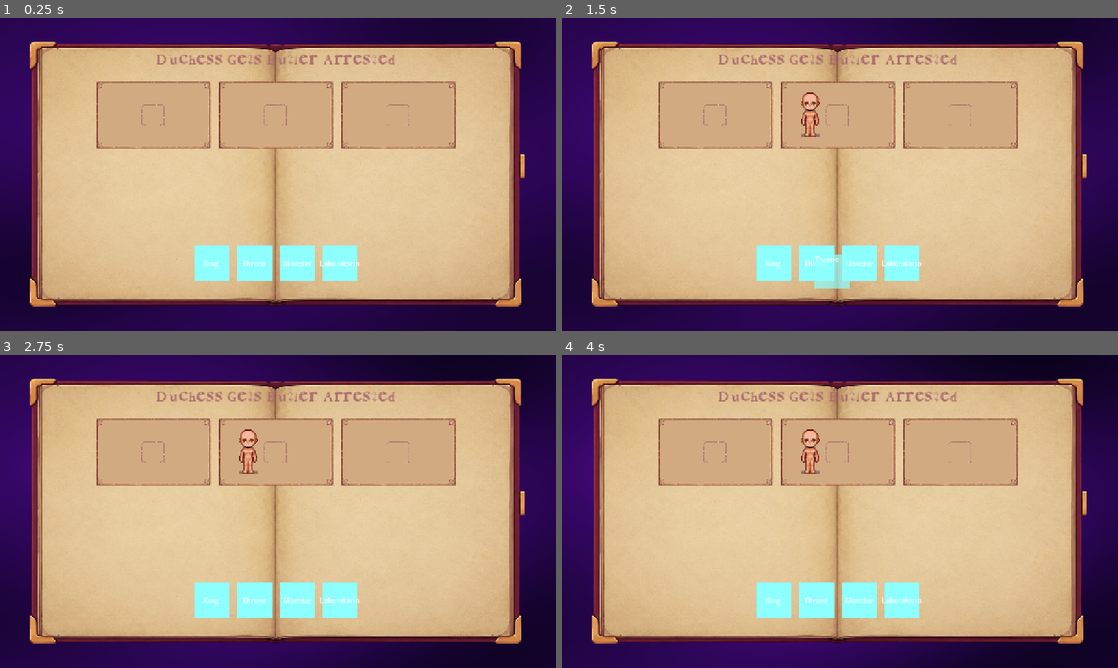
Above: before the commit, frames 1-4 (two rows, left to right).
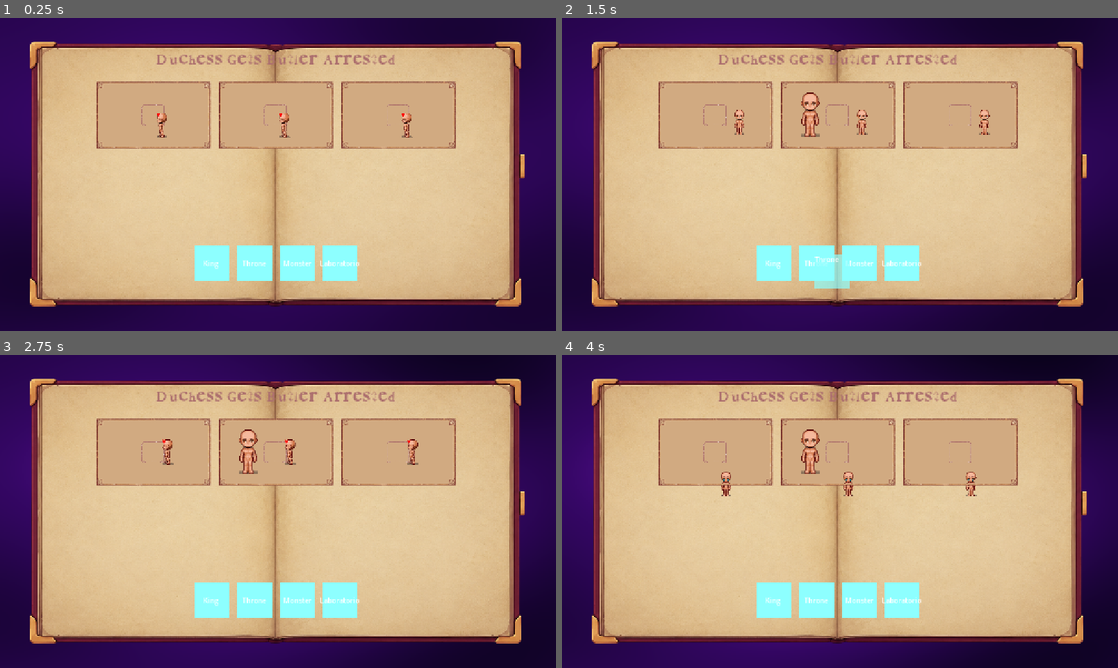
Above: after the commit, the same moments.

Repository: yudur/storyteller-godot-3info-game
Game: Godot game, scene res://src/screens/game_screen/game_screen.tscn
Same seed, same stepped clock (60 frames per second), same inputs: the game is played once before the commit and once after it.
Inputs (mouse positions are in pixels of both pictures, inside the frame that each line leads up to):
- Up to frame 1 (0.25 s): no input
- Up to frame 2 (1.5 s): drag from (773, 262) to (895, 105) at 0.52 s; drag from (817, 262) to (812, 237) at 1.27 s
- Up to frame 3 (2.75 s): move the mouse to (294, 599) at 2.02 s; click (294, 599) at 2.17 s
- Up to frame 4 (4 s): drag from (901, 599) to (673, 464) at 2.77 s; move the mouse to (1006, 558) at 3.52 s; click (1006, 558) at 3.67 s

The runs differ from the first frame. In frame 1, 0.3% of the frame differs, in the area x 28-75%, y 30-39%; in frame 2, 0.3%, in the area x 31-77%, y 29-38%; in frame 3, 0.3%; in frame 4, 0.3%.

Commit message:
tela inicial e testes no animation player

Diff:
--- /dev/null
+++ b/assets/themes/button-start-style_box_flat.tres
@@ -0,0 +1,4 @@
+[gd_resource type="StyleBoxFlat" load_steps=0 format=3 uid="uid://btstfnpjl47bd"]
+
+[resource]
+bg_color = Color(0.6, 0.6, 0.6, 0)
--- /dev/null
+++ b/assets/themes/button-theme.tres
@@ -0,0 +1,40 @@
+[gd_resource type="Theme" load_steps=7 format=3 uid="uid://bygmqgj2ibk41"]
+
+[ext_resource type="FontFile" uid="uid://b51vsjcce6hb7" path="res://assets/fonts/ModernAntiqua-Regular.ttf" id="1_y8na8"]
+
+[sub_resource type="StyleBoxFlat" id="StyleBoxFlat_wl6vo"]
+bg_color = Color(0.6, 0.6, 0.6, 0)
+border_color = Color(0.8, 0.8, 0.8, 0)
+
+[sub_resource type="StyleBoxFlat" id="StyleBoxFlat_vhrua"]
+bg_color = Color(0.6, 0.6, 0.6, 0)
+border_width_bottom = 10
+border_color = Color(0.5372549, 0.33333334, 0.11764706, 0.72156864)
+border_blend = true
+
+[sub_resource type="StyleBoxFlat" id="StyleBoxFlat_c18hx"]
+bg_color = Color(0.6, 0.6, 0.6, 0)
+border_width_bottom = 10
+border_blend = true
+
+[sub_resource type="StyleBoxFlat" id="StyleBoxFlat_5qwtu"]
+bg_color = Color(0.6, 0.6, 0.6, 0)
+border_color = Color(0.8, 0.8, 0.8, 0)
+
+[sub_resource type="StyleBoxFlat" id="StyleBoxFlat_hpf4h"]
+bg_color = Color(0.23529412, 0.23529412, 0.23529412, 0)
+draw_center = false
+border_color = Color(0.8, 0.8, 0.8, 0)
+
+[resource]
+Button/colors/font_color = Color(0.5355421, 0.33262584, 0.115766115, 1)
+Button/colors/font_focus_color = Color(0.5372549, 0.33333334, 0.11764706, 1)
+Button/colors/font_hover_color = Color(0.8146471, 0.5275832, 0.23399374, 1)
+Button/colors/font_pressed_color = Color(0.9655772, 0.753672, 0.5622884, 1)
+Button/font_sizes/font_size = 70
+Button/fonts/font = ExtResource("1_y8na8")
+Button/styles/focus = SubResource("StyleBoxFlat_wl6vo")
+Button/styles/hover = SubResource("StyleBoxFlat_vhrua")
+Button/styles/hover_pressed = SubResource("StyleBoxFlat_c18hx")
+Button/styles/normal = SubResource("StyleBoxFlat_5qwtu")
+Button/styles/pressed = SubResource("StyleBoxFlat_hpf4h")
--- a/data/characters/king.tres
+++ b/data/characters/king.tres
@@ -1,9 +1,9 @@
 [gd_resource type="Resource" script_class="CharacterData" load_steps=5 format=3 uid="uid://c8jho53k6fc8o"]
 
 [ext_resource type="Script" uid="uid://lywddvaxagxe" path="res://core/resources/character_data.gd" id="1_bfhsd"]
-[ext_resource type="Texture2D" uid="uid://d18fp6qnklow5" path="res://assets/sprites/personagens/rei/SSMale(Walking-normal)A2.png" id="2_20n2d"]
-[ext_resource type="Texture2D" uid="uid://65shpg0md4cj" path="res://assets/sprites/personagens/rei/SSMale(Ex6)(Sad)A2.png" id="3_vb0cl"]
-[ext_resource type="Texture2D" uid="uid://c0p7j1x8m08wx" path="res://assets/sprites/personagens/rei/SSMale(Ex1)(Happy)A2.png" id="4_n8r0d"]
+[ext_resource type="Texture2D" uid="uid://d18fp6qnklow5" path="res://assets/sprites/rei/SSMale(Walking-normal)A2.png" id="2_20n2d"]
+[ext_resource type="Texture2D" uid="uid://65shpg0md4cj" path="res://assets/sprites/rei/SSMale(Ex6)(Sad)A2.png" id="3_vb0cl"]
+[ext_resource type="Texture2D" uid="uid://c0p7j1x8m08wx" path="res://assets/sprites/rei/SSMale(Ex1)(Happy)A2.png" id="4_n8r0d"]
 
 [resource]
 script = ExtResource("1_bfhsd")
--- a/src/comic_frame/comic_frame.tscn
+++ b/src/comic_frame/comic_frame.tscn
@@ -1,9 +1,73 @@
-[gd_scene load_steps=5 format=3 uid="uid://ddehfae7hfmji"]
+[gd_scene load_steps=10 format=3 uid="uid://ddehfae7hfmji"]
 
 [ext_resource type="Script" uid="uid://cfxmu5xcubimp" path="res://src/comic_frame/comic_frame.gd" id="1_cenh5"]
 [ext_resource type="Texture2D" uid="uid://dytytgrhva3tc" path="res://assets/sprites/border-story.png" id="2_border"]
 [ext_resource type="Texture2D" uid="uid://tn8cxhl03t12" path="res://assets/sprites/parchment.png" id="3_uv10l"]
-[ext_resource type="Texture2D" uid="uid://c0p7j1x8m08wx" path="res://assets/sprites/personagens/rei/SSMale(Ex1)(Happy)A2.png" id="4_mnwmv"]
+[ext_resource type="Texture2D" uid="uid://c0p7j1x8m08wx" path="res://assets/sprites/rei/SSMale(Ex1)(Happy)A2.png" id="4_mnwmv"]
+[ext_resource type="Texture2D" uid="uid://d18fp6qnklow5" path="res://assets/sprites/rei/SSMale(Walking-normal)A2.png" id="5_6qwr6"]
+[ext_resource type="Texture2D" uid="uid://65shpg0md4cj" path="res://assets/sprites/rei/SSMale(Ex6)(Sad)A2.png" id="6_4emm8"]
+
+[sub_resource type="Animation" id="Animation_n80wo"]
+resource_name = "triste"
+length = 0.8
+loop_mode = 1
+tracks/0/type = "value"
+tracks/0/imported = false
+tracks/0/enabled = true
+tracks/0/path = NodePath("Sprite2D:position")
+tracks/0/interp = 1
+tracks/0/loop_wrap = true
+tracks/0/keys = {
+"times": PackedFloat32Array(0, 0.3, 0.56666666),
+"transitions": PackedFloat32Array(1, 1, 1),
+"update": 0,
+"values": [Vector2(139.5, 153), Vector2(133.5, 93), Vector2(211.5, 20)]
+}
+tracks/1/type = "value"
+tracks/1/imported = false
+tracks/1/enabled = true
+tracks/1/path = NodePath("Sprite2D:texture")
+tracks/1/interp = 1
+tracks/1/loop_wrap = true
+tracks/1/keys = {
+"times": PackedFloat32Array(0, 0.39, 0.75),
+"transitions": PackedFloat32Array(1, 1, 1),
+"update": 1,
+"values": [ExtResource("4_mnwmv"), ExtResource("5_6qwr6"), ExtResource("6_4emm8")]
+}
+
+[sub_resource type="Animation" id="Animation_ve4p5"]
+length = 0.001
+tracks/0/type = "value"
+tracks/0/imported = false
+tracks/0/enabled = true
+tracks/0/path = NodePath("Sprite2D:position")
+tracks/0/interp = 1
+tracks/0/loop_wrap = true
+tracks/0/keys = {
+"times": PackedFloat32Array(0),
+"transitions": PackedFloat32Array(1),
+"update": 0,
+"values": [Vector2(139.5, 153)]
+}
+tracks/1/type = "value"
+tracks/1/imported = false
+tracks/1/enabled = true
+tracks/1/path = NodePath("Sprite2D:texture")
+tracks/1/interp = 1
+tracks/1/loop_wrap = true
+tracks/1/keys = {
+"times": PackedFloat32Array(0),
+"transitions": PackedFloat32Array(1),
+"update": 1,
+"values": [ExtResource("4_mnwmv")]
+}
+
+[sub_resource type="AnimationLibrary" id="AnimationLibrary_qps12"]
+_data = {
+&"RESET": SubResource("Animation_ve4p5"),
+&"triste": SubResource("Animation_n80wo")
+}
 
 [node name="ComicFrame" type="Control"]
 custom_minimum_size = Vector2(270, 160)
@@ -79,6 +143,17 @@
 grow_vertical = 2
 mouse_filter = 2
 
+[node name="AnimationPlayer" type="AnimationPlayer" parent="slotLeft"]
+libraries = {
+&"": SubResource("AnimationLibrary_qps12")
+}
+autoplay = "triste"
+
+[node name="Sprite2D" type="Sprite2D" parent="slotLeft"]
+position = Vector2(139.5, 153)
+texture = ExtResource("4_mnwmv")
+region_rect = Rect2(104, 88, 32, 64)
+
 [node name="CaracterTexture" type="TextureRect" parent="slotLeft"]
 layout_mode = 1
 anchors_preset = -1
--- /dev/null
+++ b/src/screens/start_screen/start_screen.gd
@@ -0,0 +1,19 @@
+extends Control
+
+
+# Called when the node enters the scene tree for the first time.
+func _ready() -> void:
+	pass # Replace with function body.
+
+
+# Called every frame. 'delta' is the elapsed time since the previous frame.
+func _process(delta: float) -> void:
+	pass
+
+
+func _on_start_pressed() -> void:
+	get_tree().change_scene_to_file("res://src/screens/game_screen/game_screen.tscn")
+
+
+func _on_quit_pressed() -> void:
+	get_tree().quit()
--- /dev/null
+++ b/src/screens/start_screen/start_screen.tscn
@@ -0,0 +1,47 @@
+[gd_scene load_steps=4 format=3 uid="uid://bur7i0vopvpev"]
+
+[ext_resource type="Script" uid="uid://2xkkixbvc6nh" path="res://src/screens/start_screen/start_screen.gd" id="1_fplgf"]
+[ext_resource type="Texture2D" uid="uid://bslg10eqrarqp" path="res://assets/sprites/menus/background-prov.png" id="2_7pm4q"]
+[ext_resource type="Theme" uid="uid://bygmqgj2ibk41" path="res://assets/themes/button-theme.tres" id="3_8eu36"]
+
+[node name="Control" type="Control"]
+layout_mode = 3
+anchors_preset = 15
+anchor_right = 1.0
+anchor_bottom = 1.0
+grow_horizontal = 2
+grow_vertical = 2
+script = ExtResource("1_fplgf")
+
+[node name="TextureRect" type="TextureRect" parent="."]
+layout_mode = 0
+offset_right = 1280.0
+offset_bottom = 720.0
+texture = ExtResource("2_7pm4q")
+expand_mode = 1
+
+[node name="MarginContainer" type="MarginContainer" parent="."]
+layout_mode = 0
+offset_left = 855.0
+offset_top = 153.0
+offset_right = 1034.0
+offset_bottom = 569.0
+grow_horizontal = 2
+grow_vertical = 2
+theme_override_constants/margin_top = 100
+
+[node name="VBoxContainer" type="VBoxContainer" parent="MarginContainer"]
+layout_mode = 2
+
+[node name="start" type="Button" parent="MarginContainer/VBoxContainer"]
+layout_mode = 2
+theme = ExtResource("3_8eu36")
+text = "Jogar"
+
+[node name="quit" type="Button" parent="MarginContainer/VBoxContainer"]
+layout_mode = 2
+theme = ExtResource("3_8eu36")
+text = "Sair"
+
+[connection signal="pressed" from="MarginContainer/VBoxContainer/start" to="." method="_on_start_pressed"]
+[connection signal="pressed" from="MarginContainer/VBoxContainer/quit" to="." method="_on_quit_pressed"]
Binary file added: assets/fonts/ModernAntiqua-Regular.ttf
Not shown, added: assets/fonts/ModernAntiqua-Regular.ttf.import
Binary file added: assets/sprites/menus/background-prov.png
Not shown, changed: assets/sprites/menus/background-prov.png.import
Renamed: assets/sprites/personagens/rei/SSMale(Ex1)(Happy)A2.png -> assets/sprites/rei/SSMale(Ex1)(Happy)A2.png
Not shown, changed: assets/sprites/rei/SSMale(Ex1)(Happy)A2.png.import
Binary file added: assets/sprites/rei/SSMale(Ex6)(Sad)A1.png
Not shown, changed: assets/sprites/rei/SSMale(Ex6)(Sad)A1.png.import
Renamed: assets/sprites/personagens/rei/SSMale(Ex6)(Sad)A2.png -> assets/sprites/rei/SSMale(Ex6)(Sad)A2.png
Not shown, added: assets/sprites/rei/SSMale(Ex6)(Sad)A2.png.import
Renamed: assets/sprites/personagens/rei/SSMale(Walking-normal)A2.png -> assets/sprites/rei/SSMale(Walking-normal)A2.png
Not shown, added: assets/sprites/rei/SSMale(Walking-normal)A2.png.import
(and 1 more such lines)
